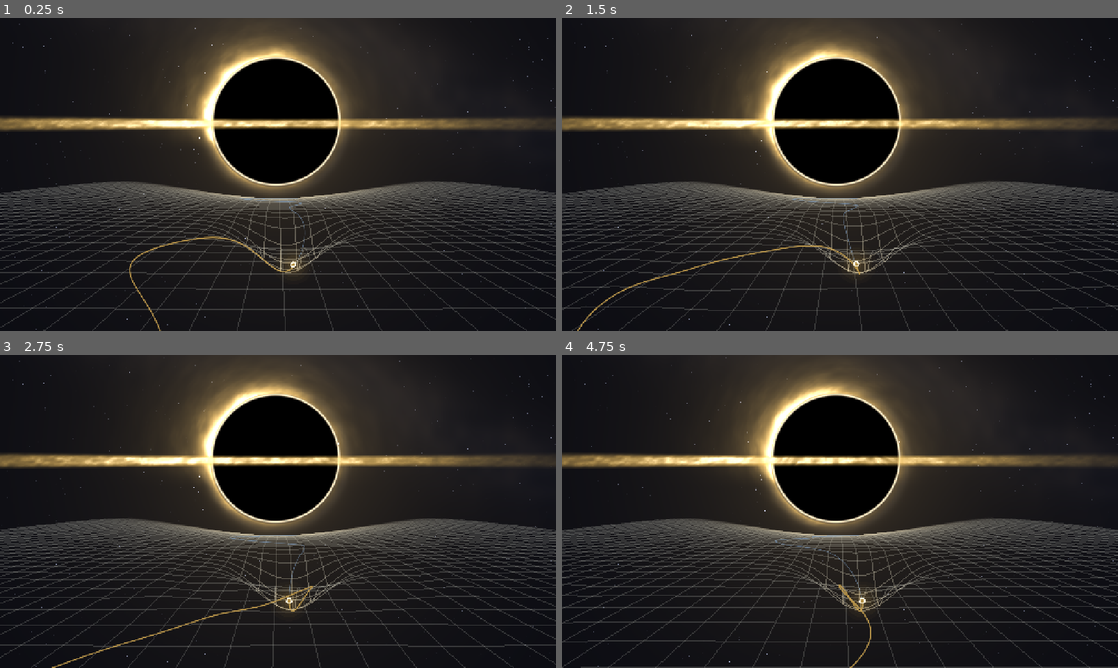
Above: before the commit, frames 1-4 (two rows, left to right).
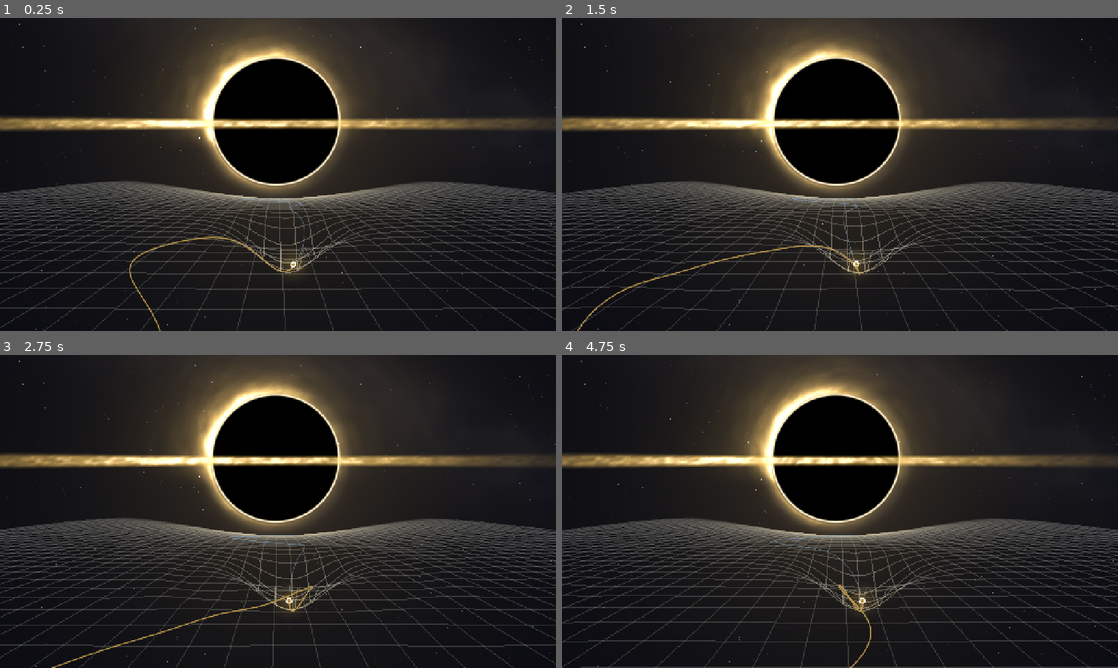
Above: after the commit, the same moments.

Repository: pablopalma/just-tap-repository
Game: Godot game, scene res://tools/spacetime.tscn
The game is run twice, just before and just after one commit, with the same random seed, the same clock (stepped at 60 frames per second) and the same inputs. This scene is started directly instead of the project's main scene. Sound files missing from this copy of the repository are replaced by a short silence.
Inputs (mouse positions are in pixels of both pictures, inside the frame that each line leads up to):
- Up to frame 1 (0.25 s): no input
- Up to frame 2 (1.5 s): tap Enter (ui_accept) at 0.5, 0.77, 1.07 s; move the mouse to (962, 158) at 0.52 s; hold Right (ui_right) 0.53-1.25 s; hold Space 0.53-1.25 s; click (962, 158) at 0.67 s; drag from (728, 190) to (812, 237) at 1.27 s
- Up to frame 3 (2.75 s): move the mouse to (333, 442) at 2.02 s; hold Right (ui_right) from 2.03 s (still down); hold Space from 2.03 s (still down)
- Up to frame 4 (4.75 s): release Right (ui_right) at 2.75 s; release Space at 2.75 s; drag from (812, 574) to (673, 464) at 2.77 s; move the mouse to (1006, 558) at 3.52 s; hold Left (ui_left) 3.53-4.25 s; hold Space 3.53-4.25 s; tap Enter (ui_accept) at 3.77, 4.07 s; drag from (673, 464) to (756, 433) at 4.27 s

The runs differ from the first frame. In frame 1, 1.9% of the frame differs, in the area x 0-100%, y 1-100%; in frame 2, 1.8%; in frame 3, 1.8%; in frame 4, 1.9%, in the area x 0-100%, y 0-100%.

Commit message:
Malla: el espacio se desdobla y al caer se ve la materia de adentro
El agujero arrastra el espacio en un remolino que crece al acercarse, y
la lente muestra su segunda imagen: una copia invertida de la malla entre
la sombra y el anillo. Al caer, la sombra deja de ser negra: el interior
se ve a través de ella y la caída sigue sin corte hacia adentro.

Co-Authored-By: Claude Opus 5.5 <noreply@anthropic.com>

Diff:
--- a/shaders/black_hole.gdshader
+++ b/shaders/black_hole.gdshader
@@ -18,6 +18,10 @@
 // distance r (shadow radii) from the centre comes from r - te*te/r: stars and the galaxy's band stretch
 // into arcs round the hole, and an Einstein ring of te gathers their light. It grows as you come near.
 uniform float te = 1.2;                 // the Einstein ring's radius, in shadow radii
+// The hole spins and drags space round with it: the view swirls, more near it (radians at the ring).
+uniform float twist = 0.0;
+// Falling in, the shadow is no longer empty: the matter inside shows through it, more and more.
+uniform float reveal = 0.0;
 uniform float fall = 0.0;               // the fall into it (0..1): the disk sweeps past and is gone
 uniform float inside = 0.0;             // 0 the sky as above, 1 the way through
 uniform float travel = 0.0;             // seconds inside
@@ -55,8 +59,7 @@
 	return noise(vec2(wa * 9.0, z * 0.35)) * noise(vec2(wa * 23.0 + 4.0, z * 0.9));
 }
 
-vec3 tunnel(vec2 uv) {
-	vec2 d = vec2((uv.x - 0.5) * aspect, uv.y - 0.5);
+vec3 tunnel(vec2 d) {
 	float r = length(d) + 0.0001;
 	float a = atan(d.y, d.x) / 6.28318 + 0.5;
 	float z = 0.3 / r + travel * (1.1 + travel * 0.05);    // depth: what is at the edges rushes past
@@ -123,7 +126,9 @@
 	float r = length(q);
 	vec3 col = space.rgb;
 	// where this point's light really comes from (the lens), and how much brighter it is for it
-	vec2 s = q * (1.0 - te * te / max(r * r, 0.0001));
+	float drag = twist / (r * r + 0.3);
+	vec2 qt = vec2(q.x * cos(drag) - q.y * sin(drag), q.x * sin(drag) + q.y * cos(drag));
+	vec2 s = qt * (1.0 - te * te / max(r * r, 0.0001));
 	vec2 src = center + vec2(s.x * radius / aspect, s.y * radius);
 	float mag = clamp(1.0 / max(abs(1.0 - pow(te / max(r, 0.0001), 4.0)), 0.001), 1.0, 5.0);
 	// stars, a few, twinkling faintly (drawn where their light comes from: near the ring, arcs)
@@ -155,7 +160,8 @@
 	col += mix(warm.rgb, hot.rgb, smoothstep(0.3, 0.8, bent)) * bent * 2.0;
 	// the shadow
 	float shadow = smoothstep(1.0, 0.985, r);
-	col = mix(col, vec3(0.0), shadow);
+	vec3 within = reveal > 0.0 ? tunnel(q * radius) * reveal : vec3(0.0);
+	col = mix(col, within, shadow);
 	// the thin ring of light hugging it
 	col += hot.rgb * exp(-pow((r - 1.015) * 60.0, 2.0)) * 0.9;
 	// the near side of the disk, across in front of the shadow: a thin band, wider further out
@@ -167,7 +173,7 @@
 	float front = band * along * gas(x, q.x * 0.35 + q.y * 3.0) * dop * 1.5 * (1.0 - smoothstep(0.15, 0.45, fall));
 	col = mix(col, mix(warm.rgb, hot.rgb, smoothstep(0.3, 0.9, front)) * 1.25, clamp(front * 1.4, 0.0, 1.0));
 	if (inside > 0.0) {
-		col = mix(col, tunnel(UV), inside);
+		col = mix(col, tunnel(vec2((UV.x - center.x) * aspect, UV.y - center.y)), inside);
 	}
 	col = mix(col, hot.rgb * 1.05, white);
 	COLOR = vec4(col, 1.0);
--- a/shaders/spacetime.gdshader
+++ b/shaders/spacetime.gdshader
@@ -21,6 +21,12 @@
 uniform vec2 hole_px;
 uniform float hole_r_px = 100.0;
 uniform float mesh_te = 0.0;
+uniform float twist = 0.0;     // space dragged round the hole (radians at the ring)
+// 1: the outer image. -1: the second image a lens makes, flipped to the other side, inside the ring
+// (drawn by a second copy of the mesh), seen only once the lens is strong.
+uniform float image = 1.0;
+uniform float image_alpha = 1.0;
+varying float shade;
 uniform vec4 ink : source_color;
 uniform vec4 blue : source_color;
 
@@ -55,7 +61,21 @@
 		// only what is far off, behind the hole's plane, is seen through it
 		float behind = smoothstep(0.2, 0.7, clamp((p.y - cam.y) / far_span, 0.0, 1.0));
 		float th = (b + sqrt(b * b + 4.0 * mesh_te * mesh_te)) * 0.5;
-		VERTEX = hole_px + d / b * mix(b, th, behind) * hole_r_px;
+		if (image < 0.0) {
+			// the second image: flipped to the other side, packed in the band between the shadow
+			// and the ring (nearest the ring for what is near the hole, hugging the shadow for the rest)
+			float ring = max(mesh_te, 1.2);
+			th = -(1.04 + (ring - 1.04) * exp(-max(b - 1.0, 0.0) * 0.5));
+		}
+		float at = mix(b, th, behind);
+		float ang = twist * behind / (at * at + 0.3);
+		vec2 u = d / b;
+		u = vec2(u.x * cos(ang) - u.y * sin(ang), u.x * sin(ang) + u.y * cos(ang));
+		VERTEX = hole_px + u * at * hole_r_px;
+		// the second image only behind, and never inside the shadow
+		shade = image > 0.0 ? 1.0 : behind * smoothstep(1.02, 1.2, abs(at));
+	} else {
+		shade = image > 0.0 ? 1.0 : 0.0;
 	}
 	sink = clamp(-h / depth, 0.0, 1.0);
 	far_k = clamp((p.y - cam.y) / far_span, 0.0, 1.0);
@@ -63,6 +83,6 @@
 
 void fragment() {
 	vec3 col = mix(ink.rgb, blue.rgb, 0.55 + 0.3 * sink);
-	float a = (0.22 + 0.3 * sink) * (1.0 - far_k * far_k);
+	float a = (0.22 + 0.3 * sink) * (1.0 - far_k * far_k) * shade * (image > 0.0 ? 1.0 : image_alpha);
 	COLOR = vec4(col, a);
 }
--- a/tools/spacetime.gd
+++ b/tools/spacetime.gd
@@ -16,6 +16,9 @@
 ## The stars and the galaxy's band stretch into arcs round it and gather in an Einstein ring; the far
 ## mesh and the line wrap round it. Faint at first, it grows as you come near, and through the fall
 ## the sky folds in round the shadow. The fall is slow, and the theme muffles and fades as you go in.
+## Unfolding (12/11/2026): space is dragged round the spinning hole, a swirl that grows as you near,
+## and the lens's second image shows: a flipped copy of the far mesh inside the ring. Falling in, the
+## shadow is no longer empty: the matter inside shows through it, and the fall runs on into it.
 ## Tap: space, click, a gamepad's A. Esc: back to the game. `-- auto` plays it on its own.
 ## godot --path . --write-movie x.avi --fixed-fps 30 res://tools/spacetime.tscn -- auto  (`log`: the theme and its beat)
 
@@ -85,6 +88,8 @@
 var _sky: ColorRect
 var _sky_mat: ShaderMaterial
 var _grid: MeshInstance2D
+var _grid2: MeshInstance2D       # the lens's second image of the mesh
+var _mat2: ShaderMaterial
 var _top: Node2D
 
 
@@ -186,7 +191,22 @@
 	var d := (q - Vector2(h.x, h.y)) / h.z
 	var b := d.length() + 0.0001
 	var th := (b + sqrt(b * b + 4.0 * te * te)) * 0.5
-	return Vector2(h.x, h.y) + d / b * lerpf(b, th, smoothstep(0.2, 0.7, far)) * h.z
+	var behind := smoothstep(0.2, 0.7, far)
+	var at := lerpf(b, th, behind)
+	var u := (d / b).rotated(_twist() * behind / (at * at + 0.3))
+	return Vector2(h.x, h.y) + u * at * h.z
+
+
+## Space dragged round the hole: radians at the ring, growing as it nears and as you fall.
+func _twist() -> float:
+	var k := _lens_k()
+	return 0.8 * k * k
+
+
+## A parameter for both copies of the mesh.
+func _mp(param: String, value: Variant) -> void:
+	_mat.set_shader_parameter(param, value)
+	_mat2.set_shader_parameter(param, value)
 
 
 func _fall_k() -> float:
@@ -362,15 +382,22 @@
 	mesh.custom_aabb = AABB(Vector3(-1e5, -1e5, -1), Vector3(2e5, 2e5, 2))
 	_mat = ShaderMaterial.new()
 	_mat.shader = load("res://shaders/spacetime.gdshader")
-	_mat.set_shader_parameter("ink", LINE)
-	_mat.set_shader_parameter("blue", LINE_SUNK)
-	_mat.set_shader_parameter("cam_h", CAM_H)
-	_mat.set_shader_parameter("focal", FOCAL)
-	_mat.set_shader_parameter("horizon", HORIZON)
-	_mat.set_shader_parameter("far_span", FAR)
+	_mat2 = ShaderMaterial.new()
+	_mat2.shader = _mat.shader
+	_mat2.set_shader_parameter("image", -1.0)
+	_mp("ink", LINE)
+	_mp("blue", LINE_SUNK)
+	_mp("cam_h", CAM_H)
+	_mp("focal", FOCAL)
+	_mp("horizon", HORIZON)
+	_mp("far_span", FAR)
 	_grid = MeshInstance2D.new()
 	_grid.mesh = mesh
 	_grid.material = _mat
+	_grid2 = MeshInstance2D.new()
+	_grid2.mesh = mesh
+	_grid2.material = _mat2
+	add_child(_grid2)
 	add_child(_grid)
 	_top = Node2D.new()
 	_top.draw.connect(func() -> void:
@@ -401,33 +428,38 @@
 	_sky_mat.set_shader_parameter("fall", fk)
 	_sky_mat.set_shader_parameter("te", _sky_te())
 	var hole := _hole_px()
-	_mat.set_shader_parameter("hole_px", Vector2(hole.x, hole.y))
-	_mat.set_shader_parameter("hole_r_px", hole.z)
-	_mat.set_shader_parameter("mesh_te", _mesh_te())
+	_mp("hole_px", Vector2(hole.x, hole.y))
+	_mp("hole_r_px", hole.z)
+	_mp("mesh_te", _mesh_te())
 	# the theme muffles and fades as you fall in, as if its sound stretched away
 	Music.muffle = lerpf(20000.0, 500.0, pow(smoothstep(0.1, 0.9, fk), 0.6))
 	var bus := AudioServer.get_bus_index(Music.TRACK_BUS)
 	if bus != -1:
 		AudioServer.set_bus_volume_db(bus, lerpf(0.0, -14.0, smoothstep(0.3, 1.0, fk)) if _through < 0.0
 			else lerpf(-14.0, -4.0, smoothstep(0.0, 6.0, _through)))
-	_sky_mat.set_shader_parameter("travel", maxf(_through, 0.0))
+	_sky_mat.set_shader_parameter("travel", maxf(_fall, 0.0) * 0.8)
+	_sky_mat.set_shader_parameter("reveal", smoothstep(0.03, 0.45, fk))
+	_sky_mat.set_shader_parameter("twist", _twist())
+	_mp("twist", _twist())
+	_mat2.set_shader_parameter("image_alpha", smoothstep(0.35, 0.9, _lens_k()) * 0.9)
 	_sky_mat.set_shader_parameter("white", smoothstep(THROUGH - 4.0, THROUGH, _through) if _through >= 0.0 else 0.0)
 	_grid.modulate.a = 1.0 - smoothstep(0.45, 0.85, fk)
-	_mat.set_shader_parameter("pull", _pull_k())
-	_mat.set_shader_parameter("origin", Vector2(snappedf(cam.x, STEP), floorf((cam.y + NEAR) / STEP) * STEP))
-	_mat.set_shader_parameter("cam", cam)
-	_mat.set_shader_parameter("screen", get_viewport_rect().size)
-	_mat.set_shader_parameter("well", _well)
-	_mat.set_shader_parameter("depth", DEPTH * (1.0 + TAP_WEIGHT * _weight * _weight))
-	_mat.set_shader_parameter("width2", WIDTH * WIDTH * (1.0 + 0.3 * _weight))
+	_grid2.modulate.a = _grid.modulate.a
+	_mp("pull", _pull_k())
+	_mp("origin", Vector2(snappedf(cam.x, STEP), floorf((cam.y + NEAR) / STEP) * STEP))
+	_mp("cam", cam)
+	_mp("screen", get_viewport_rect().size)
+	_mp("well", _well)
+	_mp("depth", DEPTH * (1.0 + TAP_WEIGHT * _weight * _weight))
+	_mp("width2", WIDTH * WIDTH * (1.0 + 0.3 * _weight))
 	var rs: Array[Vector4] = []
 	for r in _ripples.slice(-8):
 		var front: float = r.t * RIPPLE_SPEED
 		rs.append(Vector4(r.at.x, r.at.y, front, (1.0 - r.t / RIPPLE_LIFE) * r.k / (1.0 + front * 0.15)))
-	_mat.set_shader_parameter("ripple_count", rs.size())
+	_mp("ripple_count", rs.size())
 	while rs.size() < 8:
 		rs.append(Vector4.ZERO)
-	_mat.set_shader_parameter("ripples", rs)
+	_mp("ripples", rs)
 
 
 ## The light's line: lit behind it, faint ahead; it sinks with the mesh where the light is.
